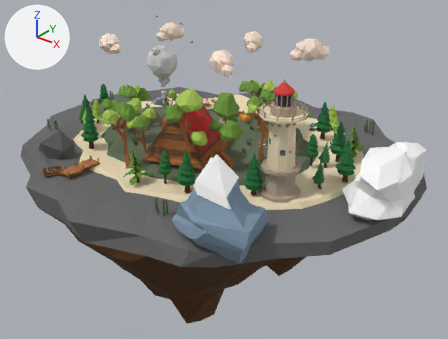
What one commit did to the glTF model public/models/island/Floating Port.glb.
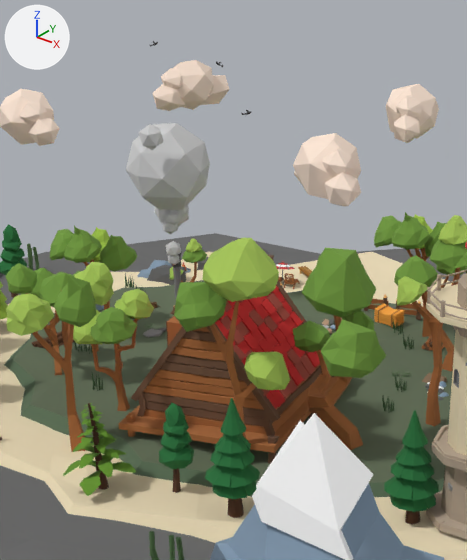
Each version appears first whole from a camera (50 mm lens) standing at (27.8, -37.8, 24.5) and looking at (0.4, -3.6, 3.3), and next in a close-up on the part from 22% to 61% of the width and 0% to 62% of the height. The lights are fixed; the arrows at upper left show +X, +Y and +Z. Where no turn or scale is listed for an object, it has been applied to the vertices.

The first close-up shows 'Bird', 'Bird (1)', 'Bird (3)', 'Floting Base', 'Light House', 'M_Cloud-3', 'M_House', 'M_Smoke', 'M_Tree 2', 'M_Tree 5', 'M_Tree 6', 'M_Tree_4', 'Rock_1', 'Tree_1', 'Tree_1 (2)'.
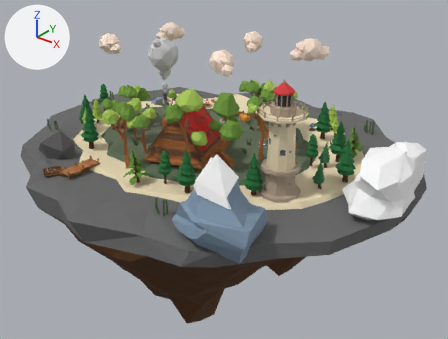
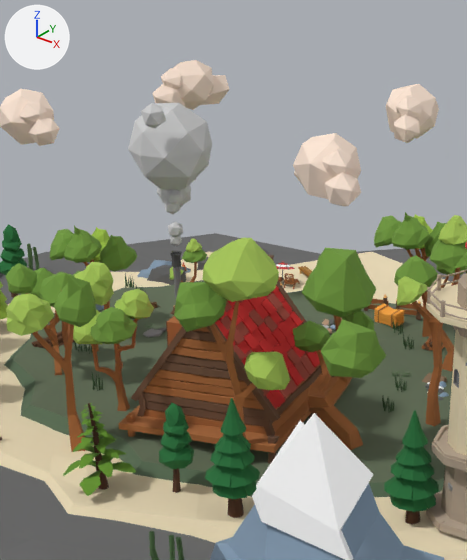
Boxes (x1, y1, x2, y2) around the edits, measured in the close-ups (467 x 560 px):
'M_Smoke', moved: before (126, 123, 210, 265); after (128, 103, 212, 246)
'Bird', deleted: before (241, 110, 251, 115)
'Bird (3)', deleted: before (149, 41, 158, 47)
'Bird (1)', deleted: before (216, 62, 223, 67)

Patch to the scene script:
```diff
--- a/public/models/island/Floating Port.glb.py
+++ b/public/models/island/Floating Port.glb.py
@@ ob_bird @@
-ob_bird = bpy.data.objects.new('Bird', me_m__birds)
-ob_bird.parent = ob_birds
-ob_bird.location = (-2.733, 1.513, 7.909)
-ob_bird.rotation_euler = (-0.305, -0.125, 2.287)  # degrees (-17, -7.2, 131)
@@ ob_bird__1 @@
-ob_bird__1 = bpy.data.objects.new('Bird (1)', me_m__birds)
-ob_bird__1.parent = ob_birds
-ob_bird__1.location = (-6.551, 4.843, 7.838)
-ob_bird__1.rotation_euler = (-0.523, -0.192, -1.366)  # degrees (-30, -11, -78)
@@ ob_bird__3 @@
-ob_bird__3 = bpy.data.objects.new('Bird (3)', me_m__birds)
-ob_bird__3.parent = ob_birds
-ob_bird__3.location = (-8.583, 4.699, 8.074)
-ob_bird__3.rotation_euler = (-0.4, -0.0925, 2.602)  # degrees (-23, -5.3, 149)
@@ ob_m_smoke @@
 ob_m_smoke = bpy.data.objects.new('M_Smoke', me_m_smoke)
-ob_m_smoke.location = (-0.43, -9.07, 12.62)
+ob_m_smoke.location = (-0.52, -8.87, 13.07)
```
